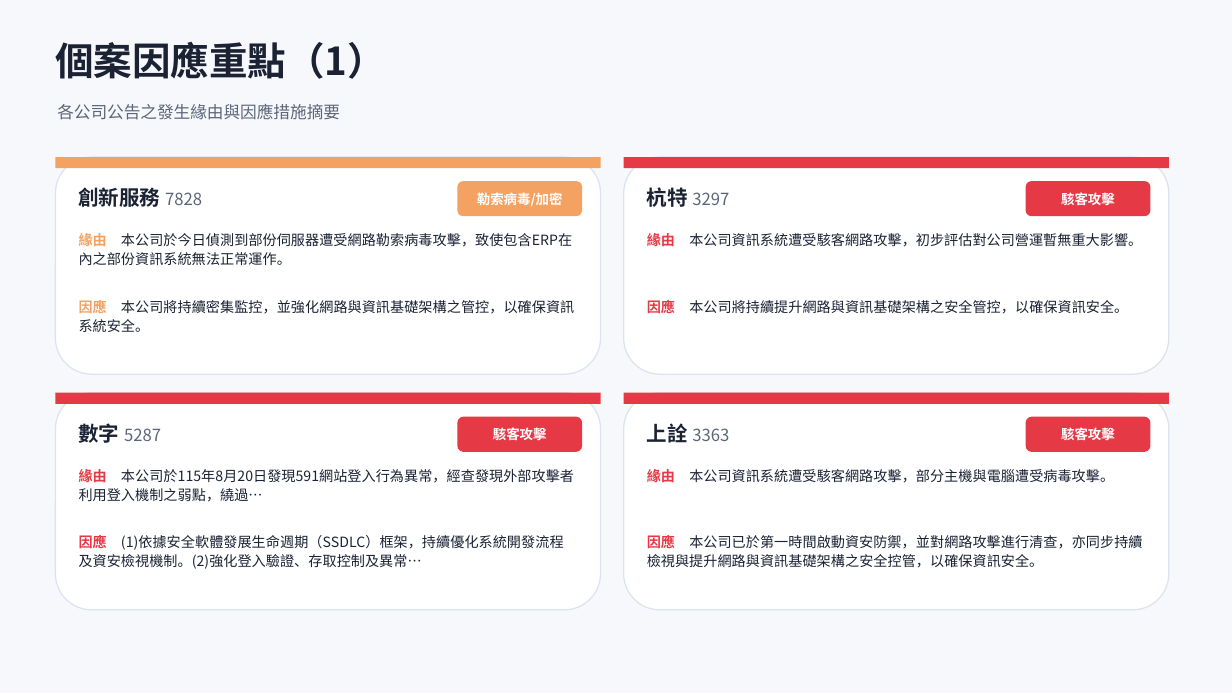
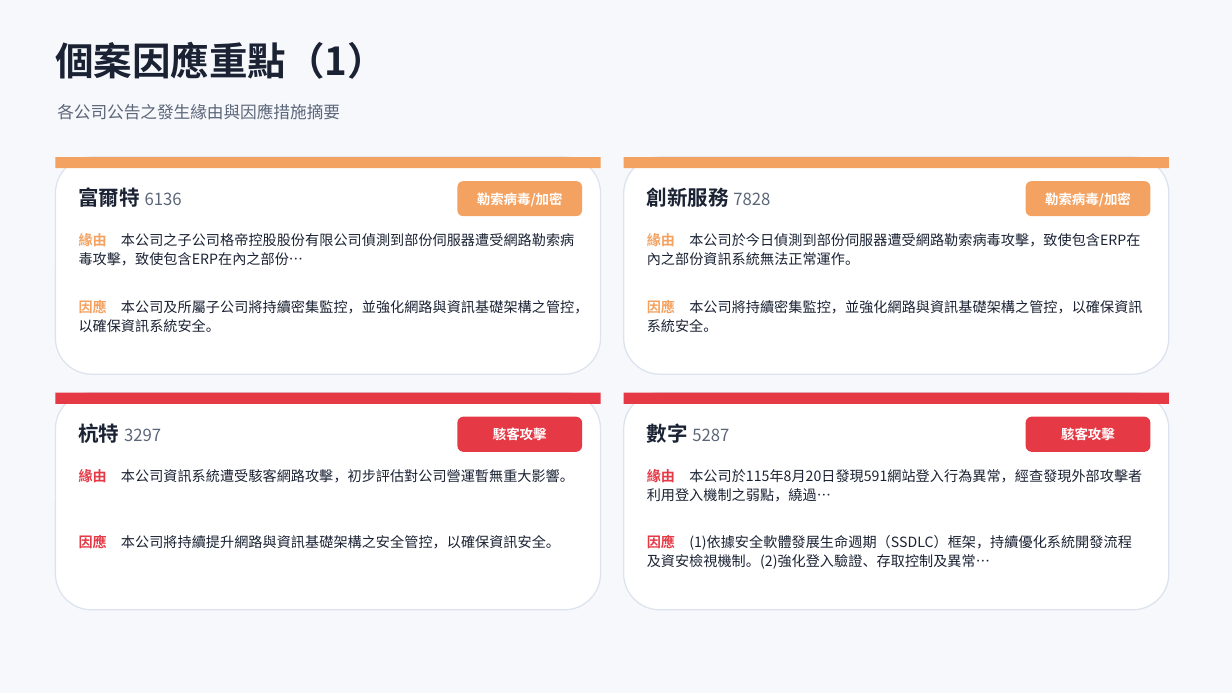
Before and after one commit to Johnnylin77/mops-isec-monitor, a slide deck: slide 6 of 資安事件因應分析.pptx. Drawn at 1232x693 pixels with LibreOffice and Linux fonts; fonts in the diff are those of the drawing. Boxes give left, top, right and bottom in pixels: in the first picture for what was removed or moved away, otherwise in the second. Text is boxed around its words. In the diff, an @@ line names an element or a change of style, - is before the commit and + after.

```diff
--- a/資安事件因應分析.pptx
+++ b/資安事件因應分析.pptx
@@ rectangle at (x1=624, y1=157, x2=1169, y2=168): fill #E63946 to #F4A261 @@
@@ text at (x1=79, y1=185, x2=182, y2=211): text changed; size 16 to 13 pt; text colour #1A2233 to #5C6679; bold off @@
-創新服務 7828
+富爾特 6136
@@ text at (x1=647, y1=185, x2=770, y2=211): text changed; size 13 to 16 pt; text colour #5C6679 to #1A2233; bold on @@
-杭特 3297
+創新服務 7828
@@ rounded rectangle at (x1=1026, y1=181, x2=1151, y2=216): fill #E63946 to #F4A261 @@
@@ text at (x1=1045, y1=192, x2=1131, y2=207): text changed @@
-駭客攻擊
+勒索病毒/加密
@@ text at (x1=79, y1=233, x2=574, y2=266): text changed @@
-緣由 本公司於今日偵測到部份伺服器遭受網路勒索病毒攻擊，致使包含ERP在內之部份資訊系統無法正常運作。
+緣由 本公司之子公司格帝控股股份有限公司偵測到部份伺服器遭受網路勒索病毒攻擊，致使包含ERP在內之部份…
@@ text at (x1=647, y1=231, x2=1140, y2=265): text changed @@
-緣由 本公司資訊系統遭受駭客網路攻擊，初步評估對公司營運暫無重大影響。
+緣由 本公司於今日偵測到部份伺服器遭受網路勒索病毒攻擊，致使包含ERP在內之部份資訊系統無法正常運作。
@@ text at (x1=79, y1=298, x2=588, y2=332): text changed @@
-因應 本公司將持續密集監控，並強化網路與資訊基礎架構之管控，以確保資訊系統安全。
+因應 本公司及所屬子公司將持續密集監控，並強化網路與資訊基礎架構之管控，以確保資訊系統安全。
@@ text at (x1=647, y1=298, x2=1142, y2=332): text changed @@
-因應 本公司將持續提升網路與資訊基礎架構之安全管控，以確保資訊安全。
+因應 本公司將持續密集監控，並強化網路與資訊基礎架構之管控，以確保資訊系統安全。
@@ text at (x1=79, y1=423, x2=161, y2=443): text changed @@
-數字 5287
+杭特 3297
@@ text at (x1=647, y1=423, x2=729, y2=443): text changed @@
-上詮 3363
+數字 5287
@@ text at (x1=79, y1=467, x2=574, y2=485): text changed @@
-緣由 本公司於115年8月20日發現591網站登入行為異常，經查發現外部攻擊者利用登入機制之弱點，繞過…
+緣由 本公司資訊系統遭受駭客網路攻擊，初步評估對公司營運暫無重大影響。
@@ text at (x1=647, y1=467, x2=1142, y2=502): text changed @@
-緣由 本公司資訊系統遭受駭客網路攻擊，部分主機與電腦遭受病毒攻擊。
+緣由 本公司於115年8月20日發現591網站登入行為異常，經查發現外部攻擊者利用登入機制之弱點，繞過…
@@ text at (x1=79, y1=533, x2=560, y2=551): text changed @@
-因應 (1)依據安全軟體發展生命週期（SSDLC）框架，持續優化系統開發流程及資安檢視機制。(2)強化登入驗證、存取控制及異常…
+因應 本公司將持續提升網路與資訊基礎架構之安全管控，以確保資訊安全。
@@ text at (x1=647, y1=533, x2=1132, y2=569): text changed @@
-因應 本公司已於第一時間啟動資安防禦，並對網路攻擊進行清查，亦同步持續檢視與提升網路與資訊基礎架構之安全控管，以確保資訊安全。
+因應 (1)依據安全軟體發展生命週期（SSDLC）框架，持續優化系統開發流程及資安檢視機制。(2)強化登入驗證、存取控制及異常…
```
Also in this commit, not shown: 5 other slides changed, 1 slide removed, 2 other files.
